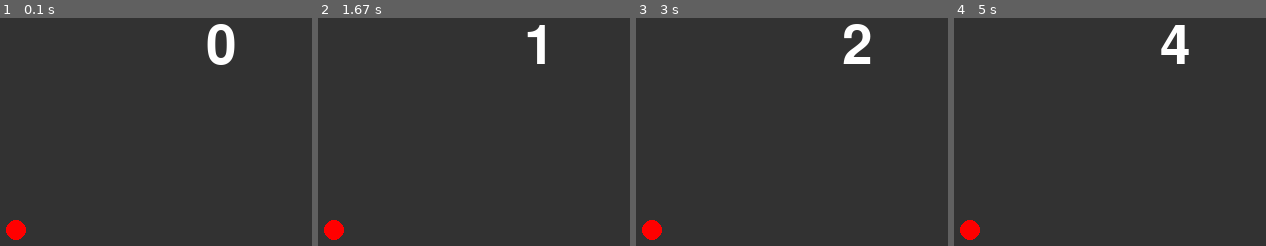
Above: before the commit, frames 1-4 (left to right).
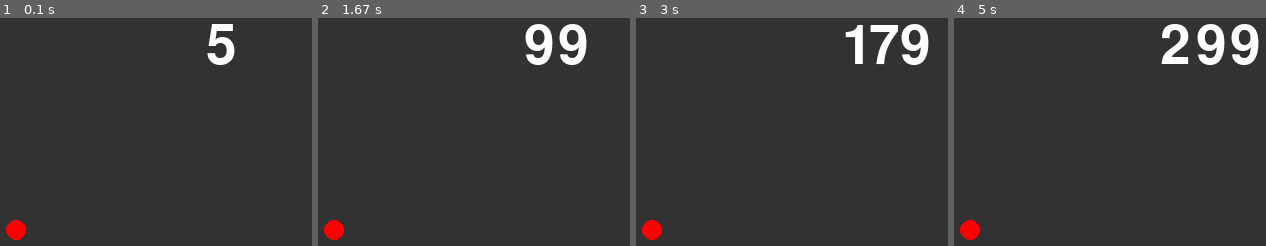
Above: after the commit, the same moments.

Repository: c0b2314068/ProjExD_1
Game: pygame game, started from pygame_system.py
The game is run twice, just before and just after one commit, with the same random seed, the same clock (stepped at 60 frames per second) and the same inputs.
Inputs:
- Up to frame 1 (0.1 s): no input
- Up to frame 2 (1.67 s): no input
- Up to frame 3 (3 s): no input
- Up to frame 4 (5 s): no input

The runs differ from the first frame. In frame 1, 0.6% of the frame differs, in the area x 66-76%, y 2-21%; in frame 2, 2.0%; in frame 3, 2.6%; in frame 4, 3.0%, in the area x 66-98%, y 2-21%.

Commit message:
FPS変更

Diff:
--- a/pygame_system.py
+++ b/pygame_system.py
@@ -26,7 +26,7 @@
         screen.blit(enn, [100, 400])
         pg.display.update()
         tmr += 1
-        clock.tick(1)
+        clock.tick(60)
 
 
 if __name__ == "__main__":
